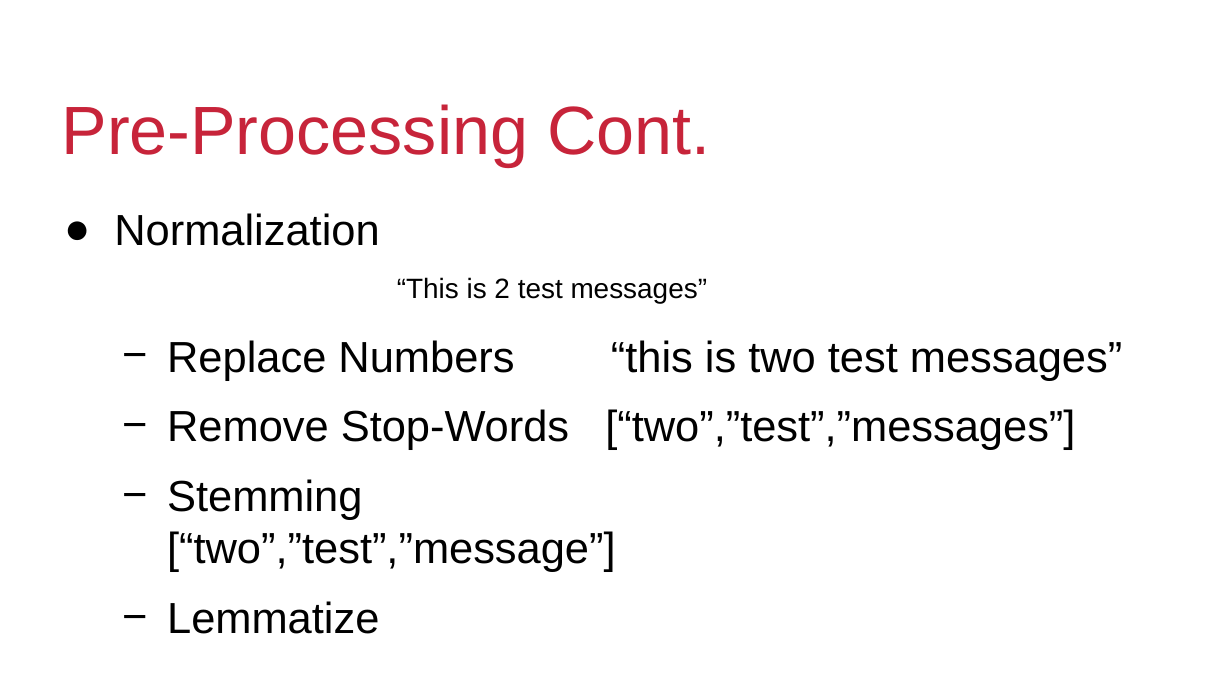
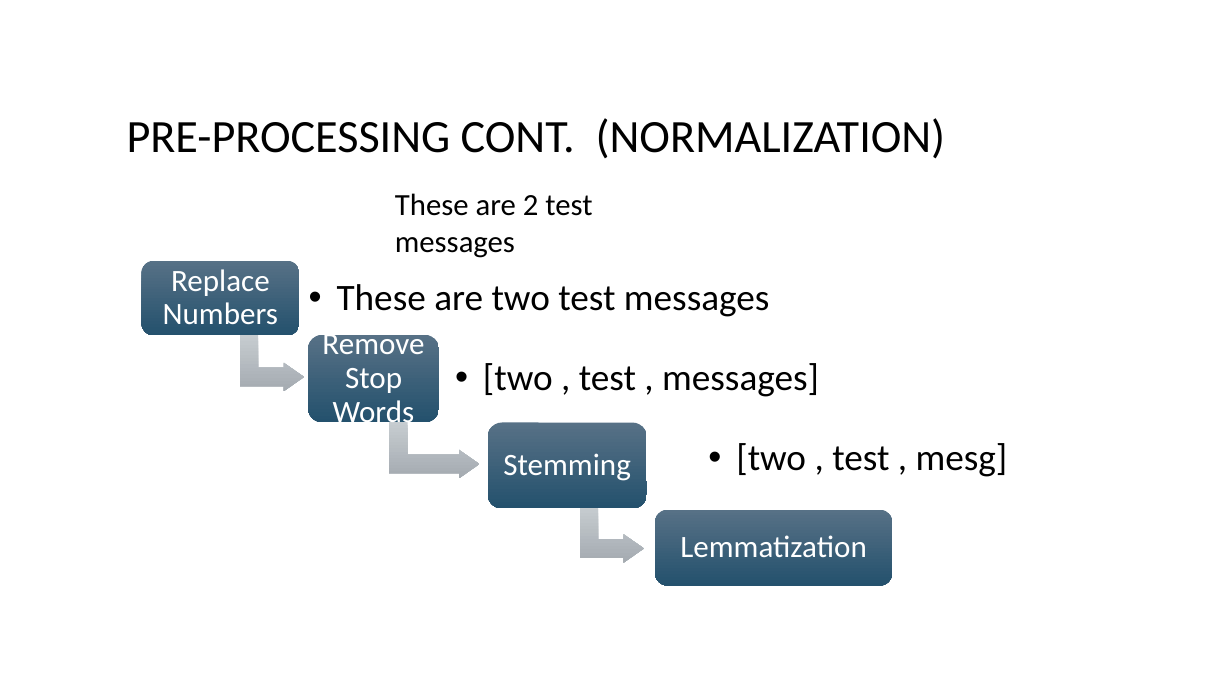
Before and after one commit to DevJohnIbrahim/SSM-GP, a slide deck: slide 10 of Graduation Proposal/Cyberbullypresentation.pptx. Drawn at 1232x693 pixels with LibreOffice and Linux fonts; fonts in the diff are those of the drawing; background and template pictures are left out. Boxes give left, top, right and bottom in pixels: in the first picture for what was removed or moved away, otherwise in the second. Text is boxed around its words. In the diff, an @@ line names an element or a change of style, - is before the commit and + after.

```diff
--- a/Graduation Proposal/Cyberbullypresentation.pptx
+++ b/Graduation Proposal/Cyberbullypresentation.pptx
@@ title at <box>127,118,946,159</box>: text changed; size 44 to 29.8 pt; font Arial to Calibri; text colour #C7243A to #000000 @@
-Pre-Processing Cont.
+PRE-PROCESSING CONT. (NORMALIZATION)
@@ text added at <box>395,193,592,258</box>, 19.8 pt, text #000000 @@
+These are 2 test messages
@@ text removed at <box>114,213,1122,634</box> @@
-● Normalization
-“This is 2 test messages”
-  − Replace Numbers “this is two test messages”
-  − Remove Stop-Words [“two”,”test”,”messages”]
-  − Stemming [“two”,”test”,”message”]
-  − Lemmatize
@@ group added at <box>142,260,1008,586</box>: 7 texts, 4 rounded rectangles, 3 bent up arrows @@
+Replace Numbers
+  • These are two test messages
+Remove Stop Words
+  • [two , test , messages]
+Stemming
+  • [two , test , mesg]
+Lemmatization
```
Also in this commit, not shown: 3 other slides changed, 1 slide added, 1 slide removed.
